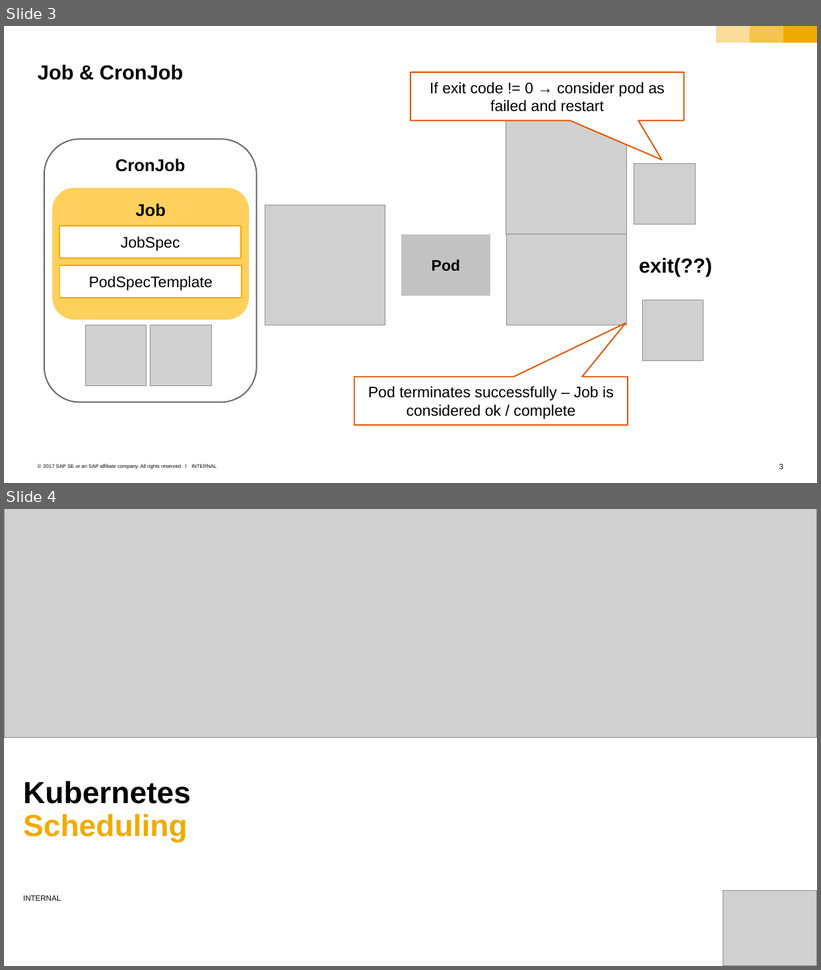
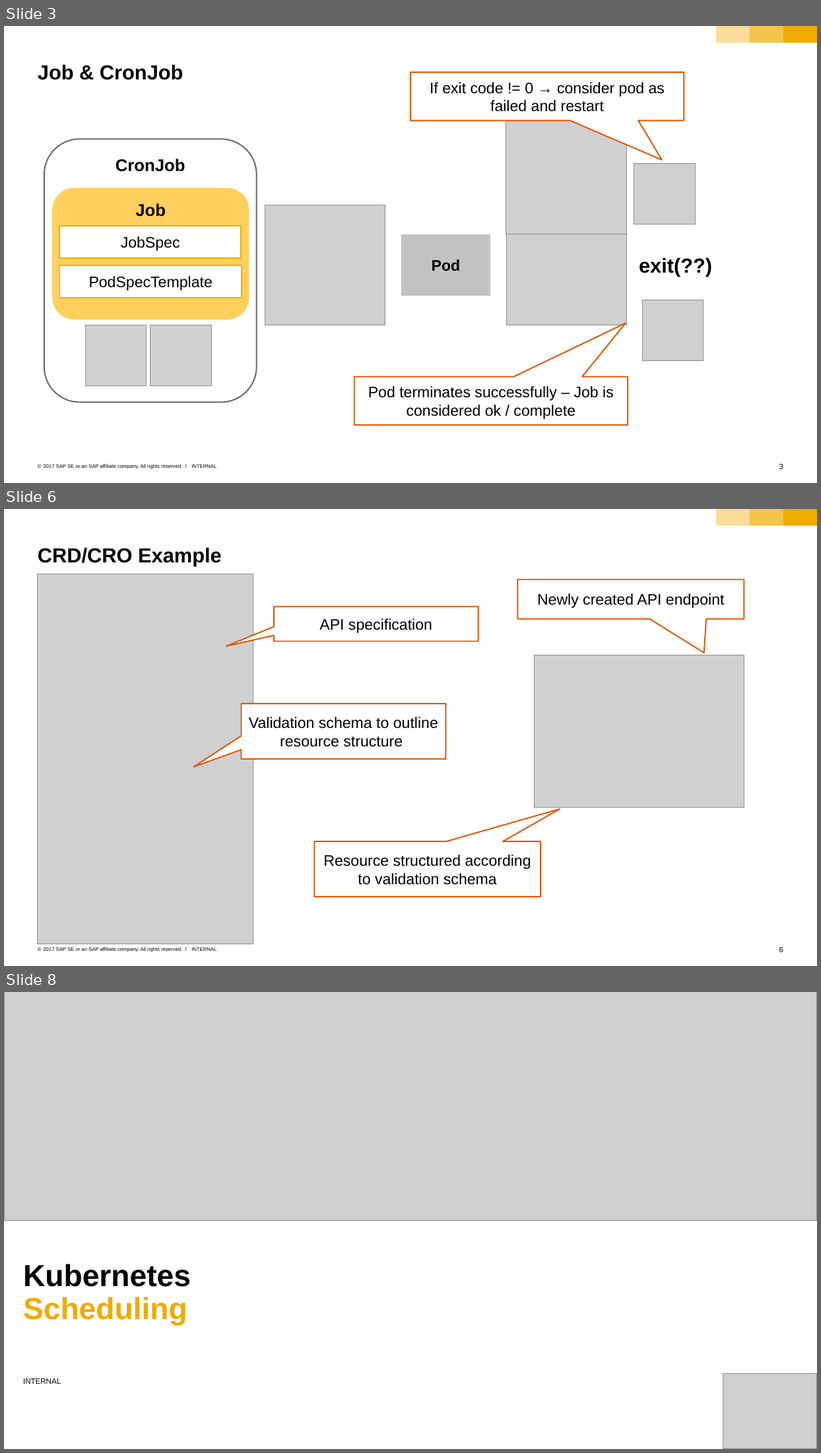
Before and after one commit to cuijiyao01/docker-k8s-training, a slide deck: kubernetes/11_1_administration.pptx. Shown one above the other, each under a label of ours: slides 3 and 4 before the commit, slides 3, 6 and 8 after it; the slides between them are not shown. The pictures are 821x970 and 821x1453 pixels, drawn with LibreOffice and Linux fonts; fonts in the diff are those of the drawing; grey boxes stand for pictures; background and template pictures are left out. Boxes give left, top, right and bottom in pixels: in the first picture for what was removed or moved away, otherwise in the second. Text is boxed around its words. In the diff, an @@ line names an element or a change of style, - is before the commit and + after.

```diff
--- a/kubernetes/11_1_administration.pptx
+++ b/kubernetes/11_1_administration.pptx
@@ slide 6 added at [4,509,817,966], background #FFFFFF; not listed: 6 template elements that a slide beside it also shows @@
@@ title added at [38,547,222,566], 24 pt, text #000000, bold @@
+CRD/CRO Example
@@ picture added at [38,574,253,944] @@
@@ speech box added at [518,580,744,619], fill #FFFFFF, outline #E35500 1.5 pt, 18 pt, text #000000 @@
+Newly created API endpoint
@@ speech box added at [274,607,479,641], fill #FFFFFF, outline #E35500 1.5 pt, 18 pt, text #000000 @@
+API specification
@@ picture added at [534,656,744,807] @@
@@ speech box added at [241,704,446,759], fill #FFFFFF, outline #E35500 1.5 pt, 18 pt, text #000000 @@
+Validation schema to outline resource structure
@@ speech box added at [314,842,541,897], fill #FFFFFF, outline #E35500 1.5 pt, 18 pt, text #000000 @@
+Resource structured according to validation schema
@@ what was slide 4 is now slide 8 @@
```
Also in this commit, not shown: 4 other slides added, 1 other file.
